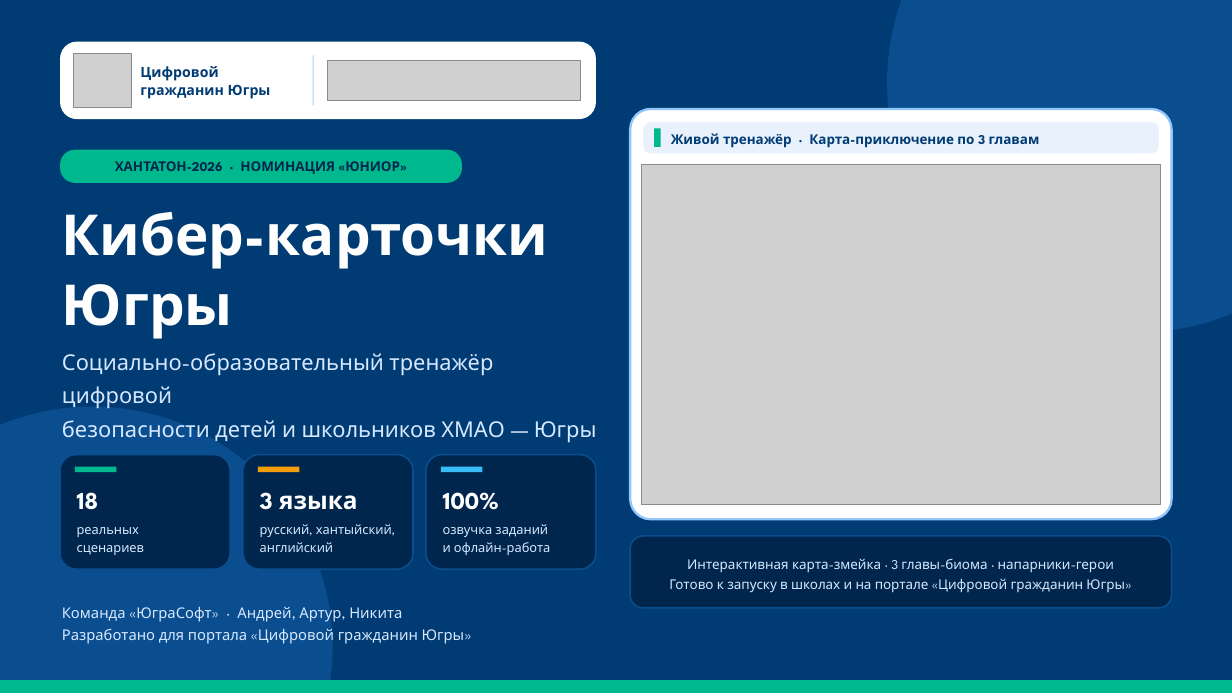
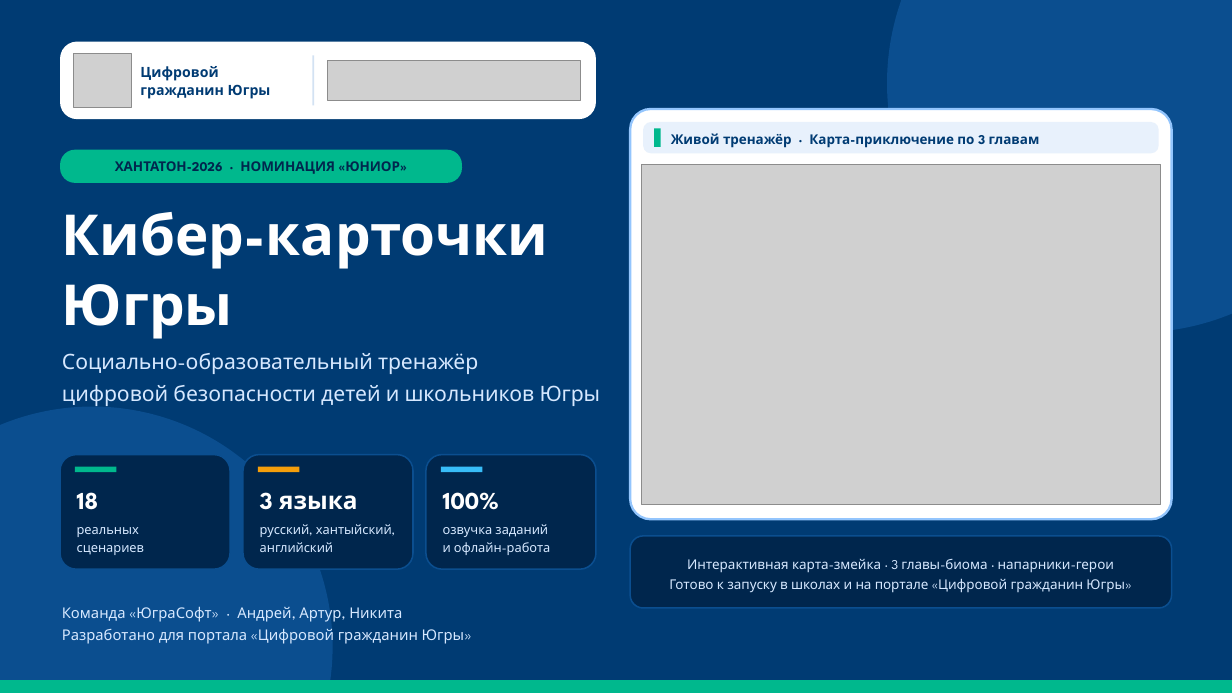
Before and after one commit to Frejixxx/yugrasoft-cybercards, a slide deck: slide 1 of Презентация_Кибер-карточки_Югры.pptx. Drawn at 1232x693 pixels with LibreOffice and Linux fonts; fonts in the diff are those of the drawing; grey boxes stand for pictures. Boxes give left, top, right and bottom in pixels: in the first picture for what was removed or moved away, otherwise in the second. Text is boxed around its words. In the diff, an @@ line names an element or a change of style, - is before the commit and + after.

```diff
--- a/Презентация_Кибер-карточки_Югры.pptx
+++ b/Презентация_Кибер-карточки_Югры.pptx
@@ text at <box>62,353,601,406</box>: text changed; size 17 to 16.5 pt @@
-Социально-образовательный тренажёр цифровой
-безопасности детей и школьников ХМАО — Югры
+Социально-образовательный тренажёр
+цифровой безопасности детей и школьников Югры
```
Also in this commit, not shown: 1 other slide changed, 1 other file.
